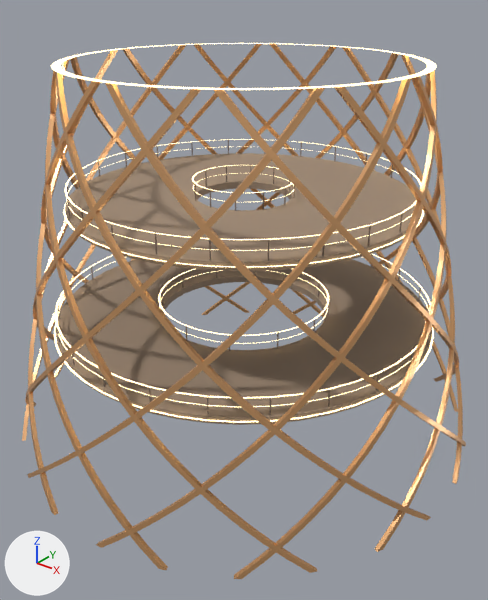
One commit to the glTF model models/tower.glb: the scene before it, then after it.
Both versions are drawn from a 50 mm camera at (25.7, -32.1, 28.6) aimed at (1.0, -1.2, 9.4). Every picture has the same lights, and +X, +Y and +Z are marked at lower left. The first picture is the older version. Objects named as collision shapes, trigger or cutter boxes, shadow casters or lower levels of detail are left out. Vertices at exactly the same position are counted once.

The first picture shows 'floors', 'posts', 'ribs', 'rings'.
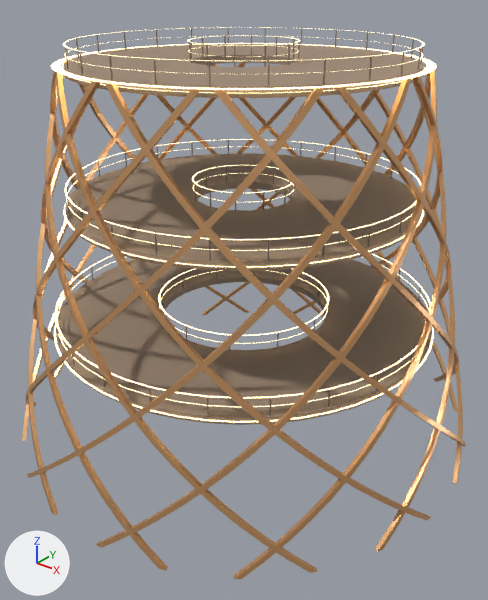
What differs and where, as boxes (x1, y1, x2, y2) in the pictures (488 x 600 px):
```json
{"object": "floors", "change": "reshaped", "before": [55, 153, 432, 425], "after": [55, 44, 432, 425], "on screen": "40% taller"}
{"object": "rings", "change": "reshaped", "before": [51, 43, 437, 423], "after": [51, 27, 437, 423]}
{"part": 1, "of": "me_floors", "change": "added", "after": [63, 44, 424, 98], "on screen": "brown"}
{"part": 2, "of": "me_rings", "change": "added", "after": [63, 27, 425, 61]}
{"part": 3, "of": "me_rings", "change": "added", "after": [65, 36, 423, 74]}
{"part": 4, "of": "me_rings", "change": "added", "after": [187, 35, 300, 46]}
{"part": 5, "of": "me_rings", "change": "added", "after": [62, 67, 425, 93]}
```

The change, as JSON lines over the scene's bpy script:
```json
{"block": "me_floors", "where": "# used by ob_floors; location = (0.0, 0.0, 0.0)"}
{"op": "remove", "block": "me_floors", "code": "me_floors.from_pydata(...)  # 392 vertices, 768 faces; spans x -12.4..12.4, y -12.4..12.4, z 7.6..16.0"}
{"op": "add", "block": "me_floors", "code": "me_floors.from_pydata(...)  # 588 vertices, 1152 faces; spans x -12.4..12.4, y -12.4..12.4, z 7.6..24.0"}
{"block": "me_floors", "change": "me_floors part 1: a new loose piece of 196 vertices spanning x -10.1..10.1, y -10.1..10.1, z 23.5..24.0, in mat_slab (brown #9b8673)"}
{"block": "me_rings", "where": "# used by ob_rings; location = (0.0, 0.0, 0.0)"}
{"op": "remove", "block": "me_rings", "code": "me_rings.from_pydata(...)  # 2112 vertices, 4268 faces; spans x -12.5..12.5, y -12.5..12.5, z 7.8..24.0"}
{"op": "add", "block": "me_rings", "code": "me_rings.from_pydata(...)  # 3072 vertices, 6208 faces; spans x -12.5..12.5, y -12.5..12.5, z 7.8..25.1"}
{"block": "me_rings", "change": "me_rings part 2: the loose piece of 192 vertices spanning x -10.8..10.8, y -10.8..10.8, z 17.1 is copied, and the copy is scaled about its middle by (0.926, 0.926, 1), then moved by (0.0, 0.0, 8.0); it spans x -10.0..10.0, y -10.0..10.0, z 25.1"}
{"block": "me_rings", "change": "me_rings part 3: the loose piece of 192 vertices spanning x -10.8..10.8, y -10.8..10.8, z 17.1 is copied, and the copy is scaled about its middle by (0.926, 0.926, 1), then moved by (0.0, 0.0, 7.4); it spans x -10.0..10.0, y -10.0..10.0, z 24.5"}
{"block": "me_rings", "change": "me_rings part 4: the loose piece of 192 vertices spanning x -3.2..3.2, y -3.2..3.2, z 17.1 is copied, and the copy is moved by (0.0, 0.0, 8.0); it spans x -3.2..3.2, y -3.2..3.2, z 25.1"}
{"block": "me_rings", "change": "me_rings part 5: the loose piece of 192 vertices spanning x -10.8..10.8, y -10.8..10.8, z 17.1 is copied, and the copy is scaled about its middle by (0.945, 0.945, 1), then moved by (0.0, 0.0, 6.7); it spans x -10.2..10.2, y -10.2..10.2, z 23.8"}
{"block": "me_rings", "change": "other edits to the shape of me_rings do not show in these pictures"}
```
